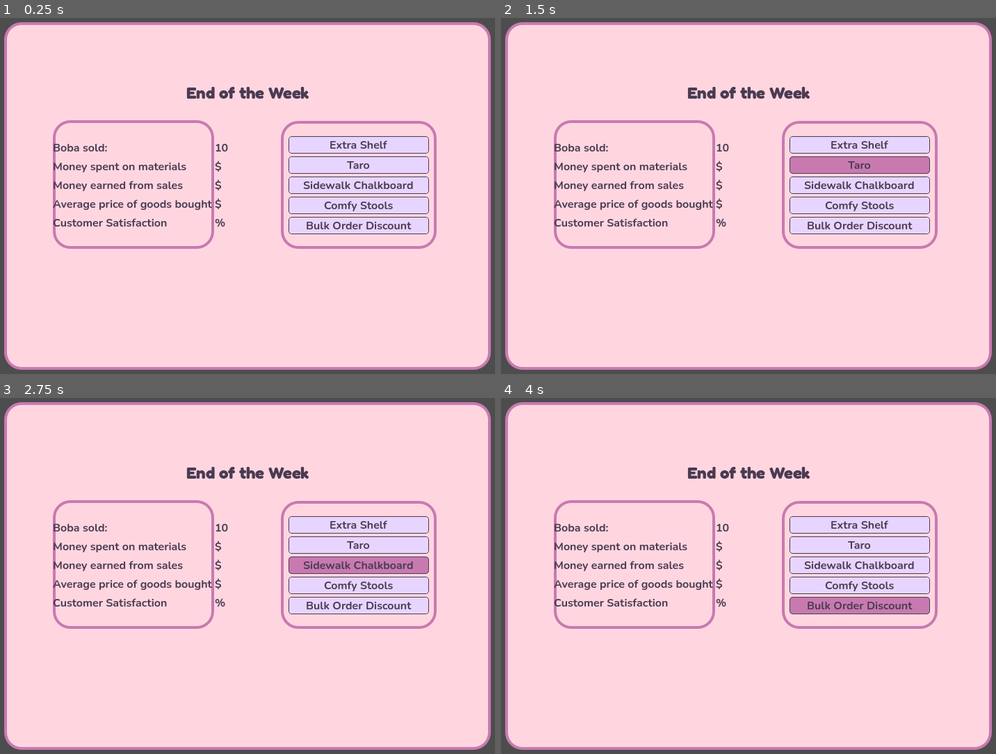
Above: before the commit, frames 1-4 (two rows, left to right).
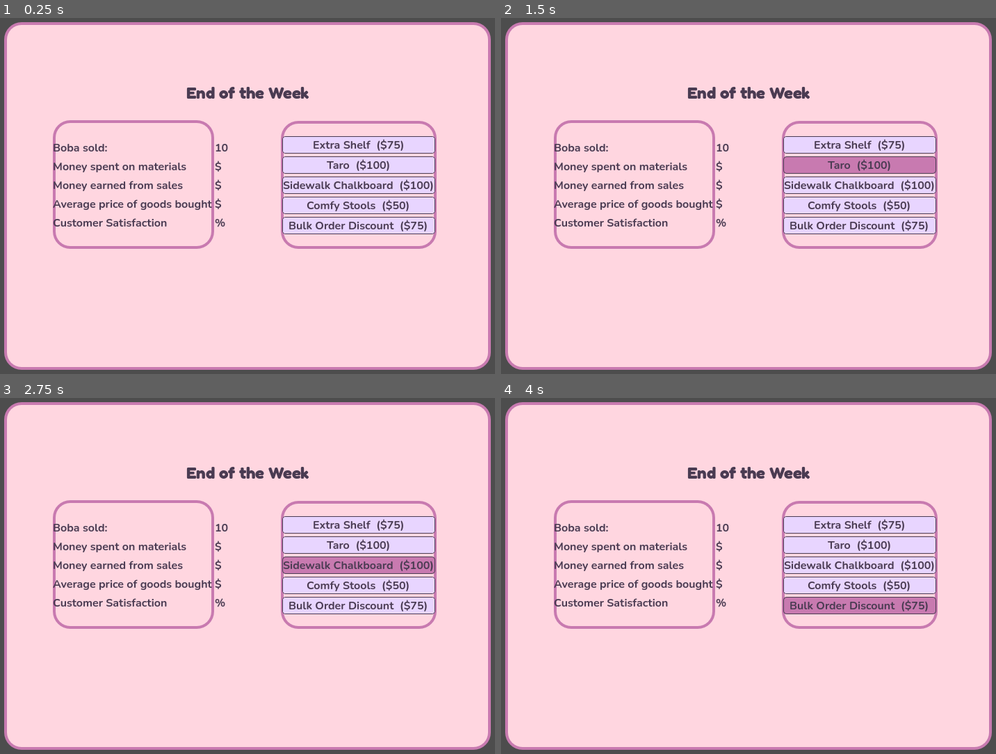
Above: after the commit, the same moments.

Repository: TannerHamilton123/boba-broker
Game: Godot game, scene res://scenes/end_of_week.tscn
Two runs of this game, one before a commit and one after it. Both use one fixed random seed, a clock stepped at 60 frames per second and the inputs below. This scene is started directly instead of the project's main scene.
Inputs:
- Up to frame 1 (0.25 s): no input
- Up to frame 2 (1.5 s): click "Extra Shelf" (after the commit: "Extra Shelf ($75)") at 0.5 s; click "Taro" (after the commit: "Taro ($100)") at 1.25 s
- Up to frame 3 (2.75 s): click "Sidewalk Chalkboard" (after the commit: "Sidewalk Chalkboard ($100)") at 2 s
- Up to frame 4 (4 s): click "Comfy Stools" (after the commit: "Comfy Stools ($50)") at 2.75 s; click "Bulk Order Discount" (after the commit: "Bulk Order Discount ($75)") at 3.5 s

The runs differ from the first frame. In frame 1, 2.1% of the frame differs, in the area x 57-88%, y 33-61%; in frame 2, 2.1%; in frame 3, 2.1%; in frame 4, 2.1%.
Error in both runs: Attempt to call function 'calculate_weekly_summary' in base 'null instance' on a null instance. (res://scripts/end_of_week.gd:12)

Commit message:
Add upgrade costs, affordability checks, and balance deduction
Each upgrade type now has a defined cost per level in UpgradeData.costs.
Clicking an upgrade checks the player's balance, deducts the cost on
success, or calls _on_cannot_afford() (stub for task #3 animation) on
failure. Buttons now display the cost alongside the upgrade name.

https://claude.ai/code/session_017JreXpnhT3WaF2a4JbQ7UE

Diff:
--- a/scripts/upgrade_button.gd
+++ b/scripts/upgrade_button.gd
@@ -16,18 +16,15 @@
 	refresh_label()
 
 
-'''
-Looks up the label for the current level;
-shows "Maxed Out" if all levels are purchased
-'''
 func refresh_label() -> void:
 	if upgrade_type == "":
 		return
 	var levels: Array = UpgradeData.labels[upgrade_type]
+	var costs: Array = UpgradeData.costs[upgrade_type]
 	if current_level >= levels.size():
 		text = upgrade_type + ": Maxed Out"
 	else:
-		text = levels[current_level]
+		text = levels[current_level] + "  ($" + str(costs[current_level]) + ")"
 
 
 func _on_pressed() -> void:
--- a/scripts/upgrade_manager.gd
+++ b/scripts/upgrade_manager.gd
@@ -28,9 +28,10 @@
 	pass
 
 func _on_UpgradeButton_pressed(upgrade_type: String) -> void:
-	print("Upgrade button pressed: ", upgrade_type)
 	if upgrade_levels[upgrade_type] >= upgrade_max_levels[upgrade_type]:
-		print("Upgrade ", upgrade_type, " is already at max level!")
+		return
+	if not _can_afford(upgrade_type):
+		_on_cannot_afford()
 		return
 	if upgrade_type == "Storage":
 		upgrade_storage()
@@ -42,45 +43,55 @@
 		upgrade_popularity()
 	elif upgrade_type == "Supply":
 		upgrade_supply()
-	else:
-		print("Unknown upgrade type: ", upgrade_type)
 
+# Returns the cost for the next purchase of upgrade_type.
 func set_price(upgrade_type: String) -> int:
-	var base_price = 100
 	var level = upgrade_levels[upgrade_type]
-	return base_price * (level + 1)
+	var costs: Array = UpgradeData.costs[upgrade_type]
+	if level >= costs.size():
+		return 0
+	return costs[level]
+
+func _can_afford(upgrade_type: String) -> bool:
+	return main.player_balance >= set_price(upgrade_type)
+
+func _purchase(upgrade_type: String) -> void:
+	main.player_balance -= set_price(upgrade_type)
+
+# Placeholder — wire to the Can't Afford animation when task #3 is implemented.
+func _on_cannot_afford() -> void:
+	print("Cannot afford upgrade")
 
 func upgrade_storage() -> void:
-	var price = set_price("Storage")
+	_purchase("Storage")
 	main.ingredient_storage += 5
 	upgrade_levels["Storage"] += 1
 	_refresh_button("Storage")
-	print("Storage upgraded to level ", upgrade_levels["Storage"], " for $", price)
 
 func upgrade_ingredient() -> void:
+	_purchase("Ingredient")
 	main.ingredient_level += 1
 	upgrade_levels["Ingredient"] += 1
 	_refresh_button("Ingredient")
 	_unlock_ingredient(main.ingredient_level)
-	print("Ingredient quality upgraded to level ", upgrade_levels["Ingredient"])
 
 func upgrade_wait_time() -> void:
+	_purchase("WaitTime")
 	main.wait_time_increase += 0.1
 	upgrade_levels["WaitTime"] += 1
 	_refresh_button("WaitTime")
-	print("Wait time reduction upgraded to level ", upgrade_levels["WaitTime"])
 
 func upgrade_popularity() -> void:
+	_purchase("Popularity")
 	main.popularity += 1
 	upgrade_levels["Popularity"] += 1
 	_refresh_button("Popularity")
-	print("Popularity upgraded to level ", upgrade_levels["Popularity"])
 
 func upgrade_supply() -> void:
+	_purchase("Supply")
 	main.supply_level += 1
 	upgrade_levels["Supply"] += 1
 	_refresh_button("Supply")
-	print("Supply upgraded to level ", upgrade_levels["Supply"])
 
 '''
 Finds the matching button in the EOW scene and
--- a/scripts/upgrades.gd
+++ b/scripts/upgrades.gd
@@ -1,10 +1,6 @@
 class_name UpgradeData
 
-'''
-Button label for each upgrade at each level.
-Index = current level (what you are about to buy).
-Add more strings to extend the max level.
-'''
+# Index = current level (what you are about to buy).
 const labels: Dictionary = {
 	"Storage": [
 		"Extra Shelf",
@@ -36,3 +32,12 @@
 		"Co-op Membership"
 	]
 }
+
+# Cost in dollars for each level purchase (parallel to labels arrays).
+const costs: Dictionary = {
+	"Storage":    [75,  150, 300, 500],
+	"Ingredient": [100, 150, 225],
+	"WaitTime":   [50,  100, 200, 350],
+	"Popularity": [100, 200, 400, 750],
+	"Supply":     [75,  175, 350, 600]
+}
